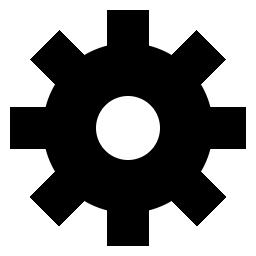
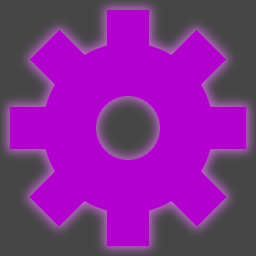
Two versions of the same layered image (256px x 256px). Layer-by-layer changes:
painted on "icon.jpg" over (0, 0, 256, 256)
added layer "Glow" above "Backround" over (0, 0, 256, 256)
added layer "Backround" over (0, 0, 256, 256)
